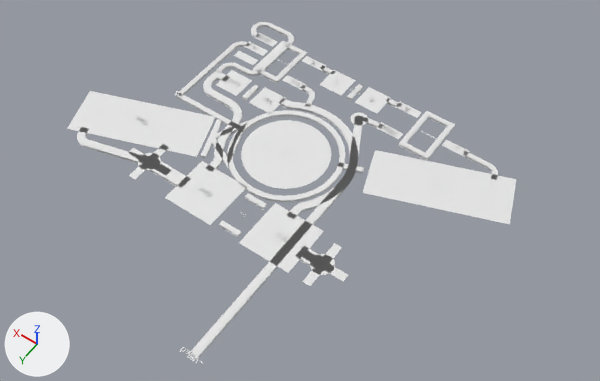
Renders of the Blender file primitives/ffled/ffled.blend from each side of a commit.
Camera for both pictures: a 50 mm lens placed at (-11.58, 15.37, 22.47), pointed at (-1.21, 0.86, -0.35). The lights are fixed; the arrows at lower left show +X, +Y and +Z.
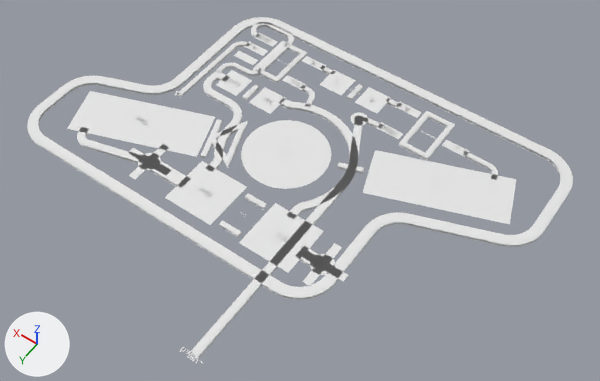
Changed parts and their boxes (x1, y1, x2, y2) in the pictures (600 x 381 px):
```json
{"object": "barrier", "change": "added", "after": [27, 17, 573, 300]}
{"object": "Circle", "change": "hidden", "before": [177, 94, 345, 202]}
```

Scene script edits in JSON lines:
```json
{"op": "add", "block": "me_plane_011", "code": ["me_plane_011 = bpy.data.meshes.new('Plane.011')", "me_plane_011.from_pydata(...)  # 184 vertices, 92 faces; spans x -8.7..8.7, y -5.4..4.6, z -0.1..0.0"]}
{"op": "add", "block": "ob_circle", "code": "ob_circle.hide_set(True)  # its collection is switched off"}
{"op": "add", "block": "ob_barrier", "code": ["ob_barrier = bpy.data.objects.new('barrier', me_plane_011)", "ob_barrier.location = (0.0, 0.0, 0.0)", "_m = ob_barrier.modifiers.new('Solidify', 'SOLIDIFY')", "_m.solidify_mode = 'NON_MANIFOLD'", "_m.thickness = 0.4", "_m.offset = 0.0", "_m.use_rim_only = True", "_m.nonmanifold_boundary_mode = 'ROUND'"]}
```
